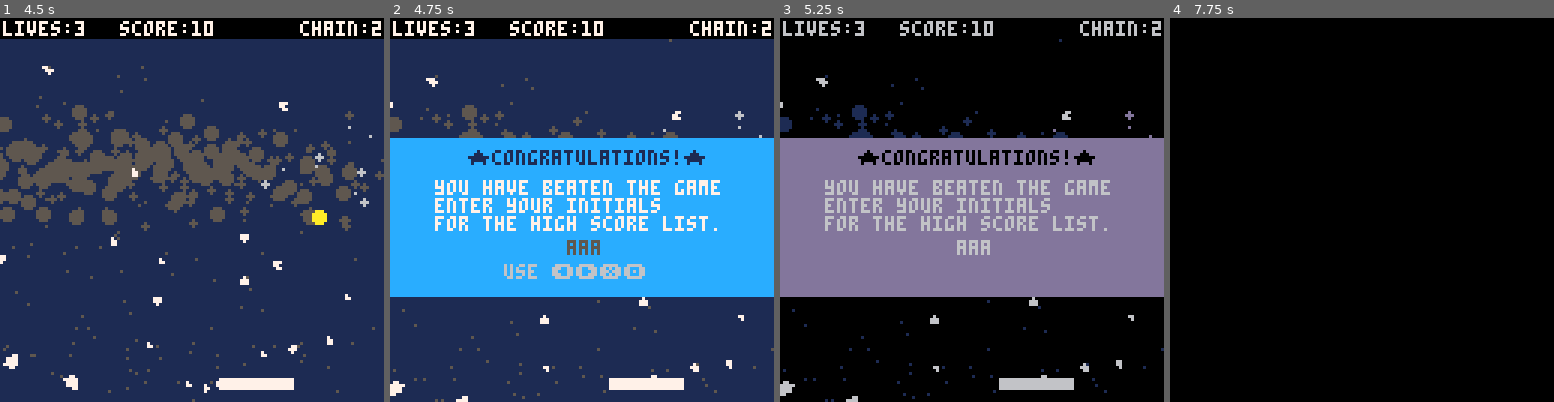
Above: before the commit, frames 1-4 (left to right).
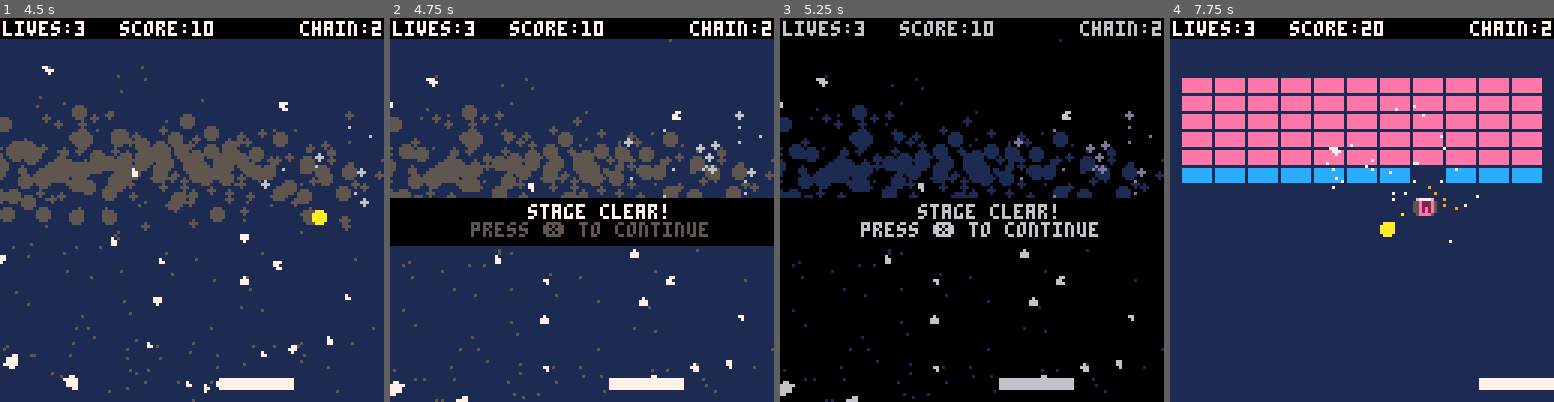
Above: after the commit, the same moments.

Repository: steka/lazydevs-pico8-breakout-hero
Game: PICO-8 cartridge hero1.p8
The game is run twice, just before and just after one commit, with the same random seed, the same clock (stepped at 60 frames per second) and the same inputs.
Inputs:
- Up to frame 1 (4.5 s): tap X (X key) at 0.33, 1.07, 1.85, 2.97, 4.08 s; tap O (Z key) at 0.7, 1.7, 2.1, 2.5, 2.9, 3.3, 3.7, 4.1 s; hold Right 1.6-2.1 s; hold Up 2.15-2.42 s; hold Right 2.47-3.03 s; hold Left 3.08-3.58 s; hold Down 3.63-3.97 s; hold Right from 4.02 s (still down)
- Up to frame 2 (4.75 s): tap O (Z key) at 4.5 s; release Right at 4.68 s; hold Up from 4.73 s (still down)
- Up to frame 3 (5.25 s): tap O (Z key) at 4.9 s; release Up at 5.03 s; hold Left from 5.08 s (still down); tap X (X key) at 5.2 s
- Up to frame 4 (7.75 s): tap O (Z key) every 0.4 s from 5.3 to 7.7 s; release Left at 5.68 s; hold Down 5.73-6.03 s; hold Right 6.08-6.58 s; tap X (X key) at 6.32, 7.43 s; hold Right 6.63-7.13 s; hold Up 7.18-7.45 s; hold Right from 7.5 s (still down)

Frame 1 is identical in both runs. In frame 2, 41% of the frame differs, in the area x 0-100%, y 31-73%; in frame 3, 40%; in frame 4, 96%, in the area x 0-100%, y 0-100%.

Commit message:
Breakout #49 - Initials UI
https://www.youtube.com/watch?v=uadbzh4ZCQU

Diff:
--- a/hero1.p8
+++ b/hero1.p8
@@ -2,18 +2,23 @@
 version 35
 __lua__
 --goals
--- 8. high score
+-- 8. to main menu from gover
 -- 9. ui
 --    - powerup messages
 --    - powerup percentage bar
--- 10. better collision
--- 11. gameplay tweaks
+-- 10. gameplay tweaks
 --     - smaller paddle
--- 12  level design
--- 13. sound
---     - level over fanare\
+-- 11  level design
+-- 12  logo
+-- 13  sprites
+
+-- good to have
+
+-- 12. sound
+--     - level over fanare
 --     - start screen music
---     - high score music
+--     - game won fanfare
+-- 13. better collision
 
 function _init()
  cartdata("layzdevs_hero1")
@@ -29,7 +34,7 @@
  --levels[1] = "hxixsxpxbxbxbxbxbxbxbxbxbxbxbxbxbxbxbxbxbxbxbxbxbxbxbxbxbxbxbxbxbxbxbxbxb"
  levels[1] = "////x4b/s9s"
  --levels[1] = "b9bh9h"
- --levels[2] = "b9bb9bb9bb9bb9bp9p"
+ levels[2] = "b9bb9bb9bb9bb9bp9p"
 
  shake=0
 
@@ -66,12 +71,17 @@
  hs1={}
  hs2={}
  hs3={}
+ hsb={true,false,false,false,false}
  --reseths()
  loadhs()
  hschars={"a","b","c","d","e","f","g","h","i","j","k","l","m","n","o","p","q","r","s","t","u","v","w","x","y","z"}
  hs_x=128
  hs_dx=128
  loghs=false
+ --typing in intitals
+ nitials={1,1,1}
+ nit_sel=1
+ nit_conf=false
 end
 
 function startgame()
@@ -307,6 +317,7 @@
  mode="gameoverwait"
  govercountdown=60
  blinkspeed=16
+ resethsb()
 end
 
 function levelover()
@@ -324,8 +335,11 @@
  --enough for high score
  if points>hs[5] then
   loghs=true
+  nit_sel=1
+  nit_conf=false
  else
-  loghs=true
+  loghs=false
+  resethsb()
  end
 end
 
@@ -959,16 +973,88 @@
  govercountdown-=1
  if govercountdown<=0 then
   govercountdown= -1
+  blinkspeed=4
   mode="winner"
  end
 end
 
 function update_winner()
  if govercountdown<0 then
-  if btnp(4) then
-   govercountdown=80
-   blinkspeed=1
-   sfx(15)
+  if loghs then
+   if btnp(0) then
+    sfx(17)
+    if nit_conf then
+     nit_conf=false
+     sfx(19)
+    end
+    nit_conf=false
+    nit_sel-=1
+    if nit_sel<1 then
+     nit_sel = 3
+    end
+   end
+   if btnp(1) then
+    sfx(17)
+    if nit_conf then
+     nit_conf=false
+     sfx(19)
+    end
+    nit_conf=false
+    nit_sel+=1
+    if nit_sel>3 then
+     nit_sel = 1
+    end
+   end
+   if btnp(2) then
+    sfx(16)
+    if nit_conf then
+     nit_conf=false
+     sfx(19)
+    end
+    nit_conf=false
+    nitials[nit_sel]-=1
+    if nitials[nit_sel]<1 then
+     nitials[nit_sel]=#hschars
+    end
+   end
+   if btnp(3) then
+    sfx(16)
+    if nit_conf then
+     nit_conf=false
+     sfx(19)
+    end
+    nitials[nit_sel]+=1
+    if nitials[nit_sel]>#hschars then
+     nitials[nit_sel]=1
+    end
+   end
+   if btnp(4) then
+    if nit_conf then
+     --confirm initials
+     --add a new high score
+     addhs(points,nitials[1],nitials[2],nitials[3])
+     savehs()
+     govercountdown=80
+     blinkspeed=1
+     sfx(15)
+    else
+     nit_conf=true
+     sfx(18)
+    end
+   end
+   if btnp(5) then
+    if nit_conf then
+     nit_conf=false
+     sfx(19)
+    end
+   end
+
+  else
+   if btnp(4) then
+    govercountdown=80
+    blinkspeed=1
+    sfx(15)
+   end
   end
  else
   govercountdown-=1
@@ -987,6 +1073,9 @@
  --slide the high score list
  if hs_x~=hs_dx then
   hs_x+=(hs_dx-hs_x)/5
+  if abs(hs_dx-hs_x)<0.3 then
+   hs_x=hs_dx
+  end
  end
 
  if startcountdown<0 then
@@ -1004,10 +1093,16 @@
    sfx(12)
   end
   if btnp(0) then
-   hs_dx=0
+   if hs_dx~=0 then
+    hs_dx=0
+    sfx(20)
+   end
   end
   if btnp(1) then
-   hs_dx=128
+   if hs_dx~=128 then
+    hs_dx=128
+    sfx(20)
+   end
   end
  else
   startcountdown-=1
@@ -1339,10 +1434,21 @@
   print("you have beaten the game",15,_y+14,7)
   print("enter your initials",15,_y+20,7)
   print("for the high score list.",15,_y+26,7)
-  print("aaa",59,_y+34,blink_w)
-
-  print("use ⬅️➡️❎🅾️",38,_y+42,6)
-
+  local _colors = {7,7,7}
+  if nit_conf then
+    _colors = {blink_b,blink_b,blink_b}
+  else
+   _colors[nit_sel] = blink_b
+  end
+  print(hschars[nitials[1]],59,_y+34,_colors[1])
+  print(hschars[nitials[2]],63,_y+34,_colors[2])
+  print(hschars[nitials[3]],67,_y+34,_colors[3])
+
+  if nit_conf then
+   print("press ❎ to confirm",27,_y+42,blink_b)
+  else
+   print("use ⬅️➡️⬆️⬇️❎",35,_y+42,6)
+  end
  else
   --won but no highscore
   local _y=40
@@ -1362,7 +1468,9 @@
  print("pico hero breakout",30+(hs_x-128),40,7)
  prinths(hs_x)
  print("press ❎ to start",32,80,blink_g)
- print("press ⬅️ for high score list",9,97,3)
+ if hs_x==128 then
+  print("press ⬅️ for high score list",9,97,3)
+ end
 end
 
 function draw_gameover()
@@ -1467,7 +1575,18 @@
  add(hs1,_c1)
  add(hs2,_c2)
  add(hs3,_c3)
+ for i=1,#hsb do
+  hsb[i]=false
+ end
+ add(hsb,true)
  sorths()
+end
+
+function resethsb()
+ for i=1,#hsb do
+  hsb[i]=false
+ end
+ hsb[1]=true
 end
 
 --sort high score list
@@ -1479,6 +1598,7 @@
    hs1[j],hs1[j-1]=hs1[j-1],hs1[j]
    hs2[j],hs2[j-1]=hs2[j-1],hs2[j]
    hs3[j],hs3[j-1]=hs3[j-1],hs3[j]
+   hsb[j],hsb[j-1]=hsb[j-1],hsb[j]
    j = j - 1
   end
  end
@@ -1487,10 +1607,12 @@
 --resets the high score list
 function reseths()
  --create default values
- hs={10,300,400,200,1000}
+ hs={100,1,1,1,1}
  hs1={1,1,8,1,1}
  hs2={1,6,1,1,14}
  hs3={10,1,1,12,1}
+ hsb={true,false,false,false,false}
+
  sorths()
  savehs()
 end
@@ -1541,7 +1663,7 @@
   print(i.." - ",_x+30,14+7*i,5)
   --name
   local _c=7
-  if i==1 then
+  if hsb[i] then
    _c=blink_w
   end
   local _name = hschars[hs1[i]]
Not shown, changed: the sound effects (__sfx__) section of hero1.p8
